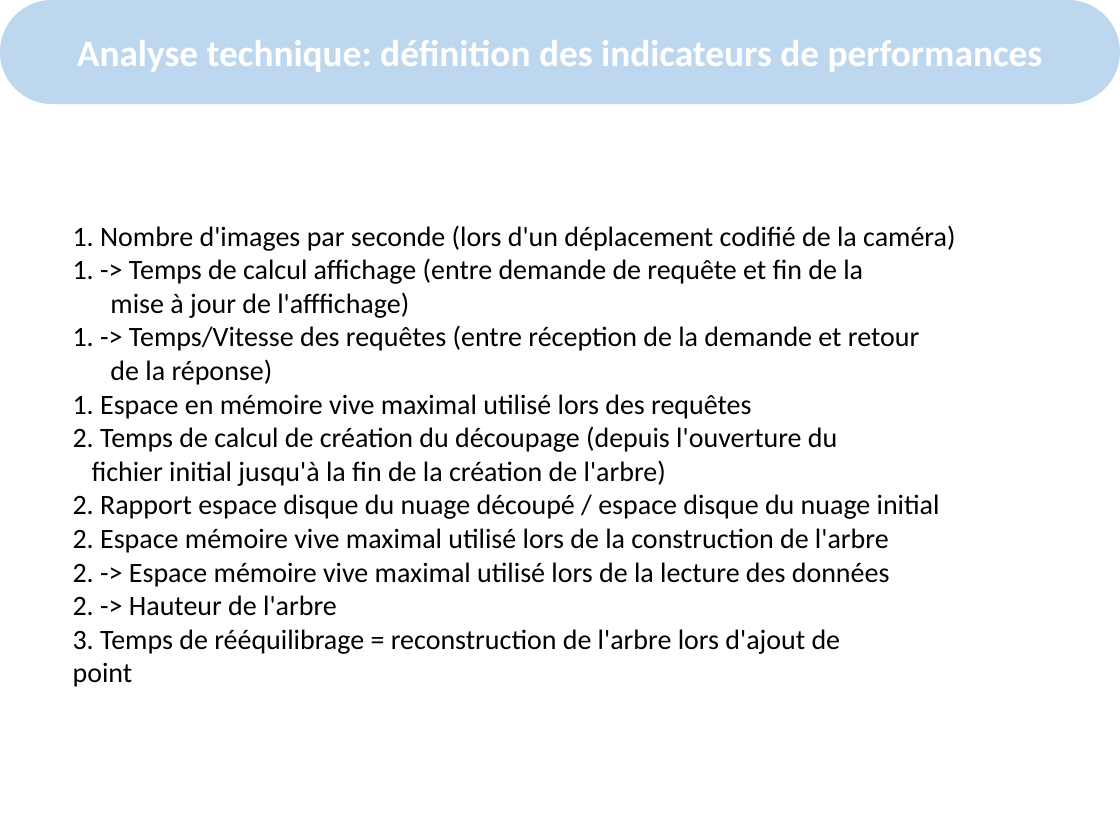
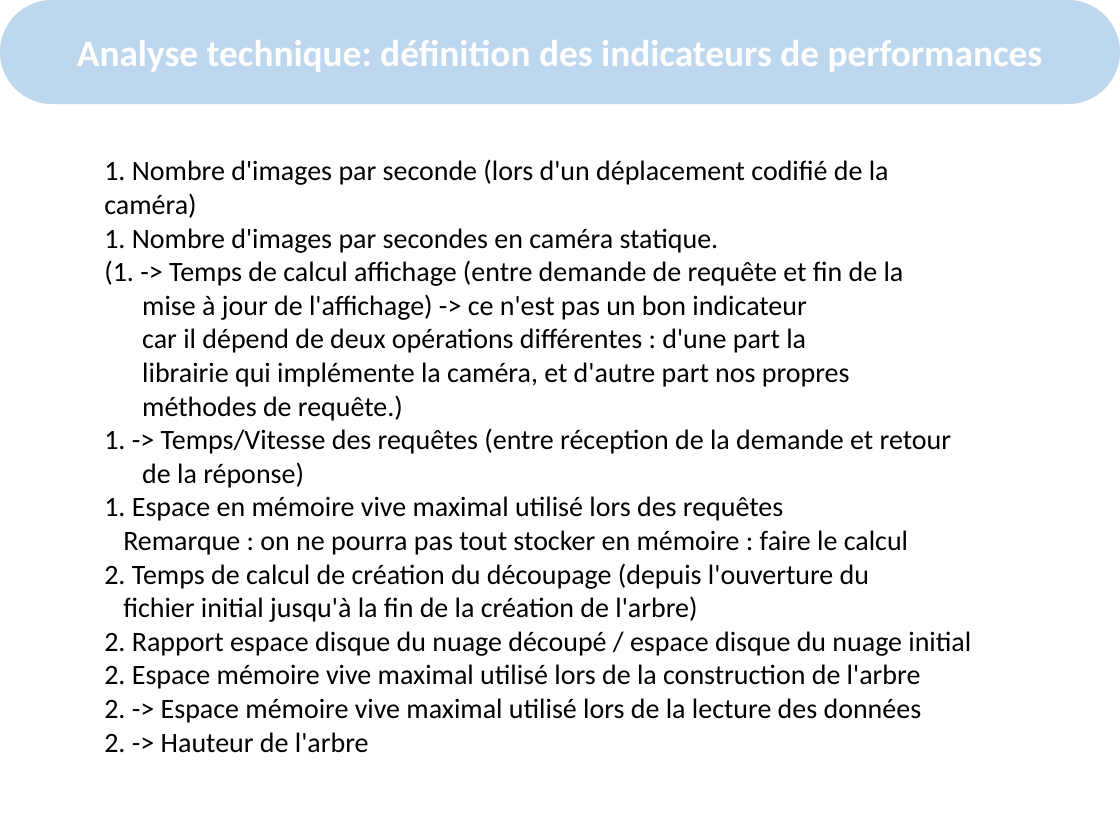
Before and after one commit to alkra/benchOKR, a slide deck: slide 16 of doc/presentationCopil/presentationVersion22Mars.pptx (slide 15 before the commit). Drawn at 1120x840 pixels with LibreOffice and Linux fonts; fonts in the diff are those of the drawing; background and template pictures are left out. Boxes give left, top, right and bottom in pixels: in the first picture for what was removed or moved away, otherwise in the second. Text is boxed around its words. In the diff, an @@ line names an element or a change of style, - is before the commit and + after.

```diff
--- a/doc/presentationCopil/presentationVersion22Mars.pptx
+++ b/doc/presentationCopil/presentationVersion22Mars.pptx
@@ text "1. Nombre d'images par seconde ...": place and size @@
-text "1. Nombre d'images par seconde ..." at (73, 225, 955, 687)
+text "1. Nombre d'images par seconde ..." at (104, 160, 971, 753)
@@ text at (104, 160, 904, 421): text changed @@
-1. Nombre d'images par seconde (lors d'un déplacement codifié de la caméra)
-1. -> Temps de calcul affichage (entre demande de requête et fin de la
-mise à jour de l'afffichage)
+1. Nombre d'images par seconde (lors d'un déplacement codifié de la
+caméra)
+1. Nombre d'images par secondes en caméra statique.
+(1. -> Temps de calcul affichage (entre demande de requête et fin de la
+mise à jour de l'affichage) -> ce n'est pas un bon indicateur
+car il dépend de deux opérations différentes : d'une part la
+librairie qui implémente la caméra, et d'autre part nos propres
+méthodes de requête.)
@@ text at (123, 530, 908, 555): paragraph added @@
+Remarque : on ne pourra pas tout stocker en mémoire : faire le calcul
@@ text at (73, 629, 841, 687): paragraphs removed @@
-3. Temps de rééquilibrage = reconstruction de l'arbre lors d'ajout de
-point
```
Also in this commit, not shown: 1 other slide changed, 1 slide added, 3 other files.
